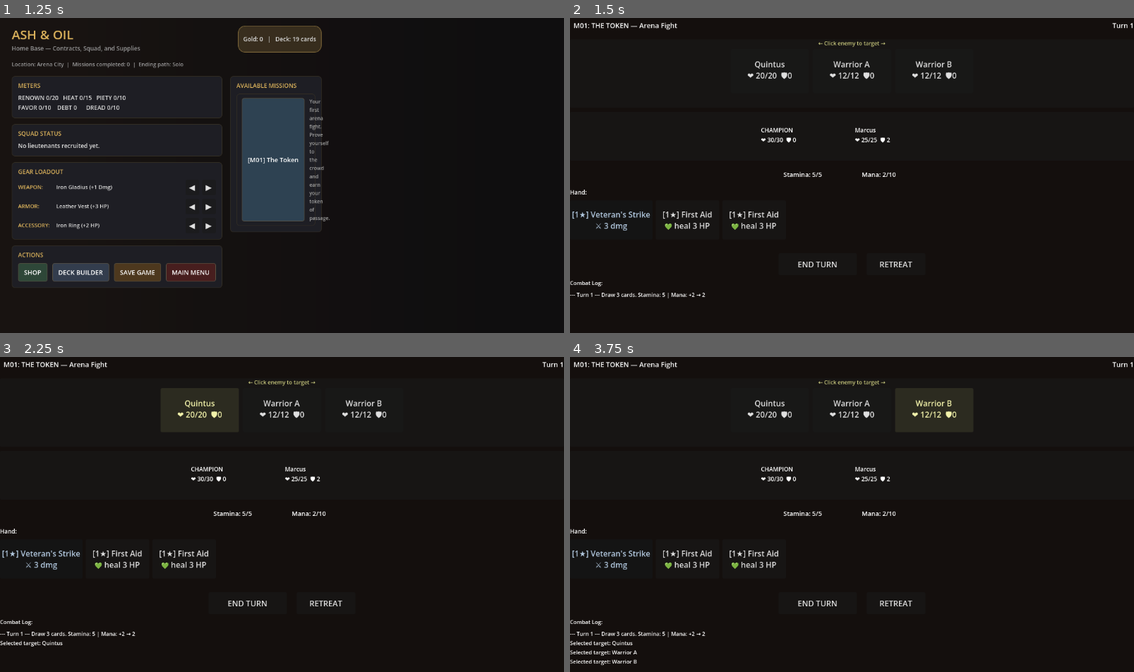
Above: before the commit, frames 1-4 (two rows, left to right).
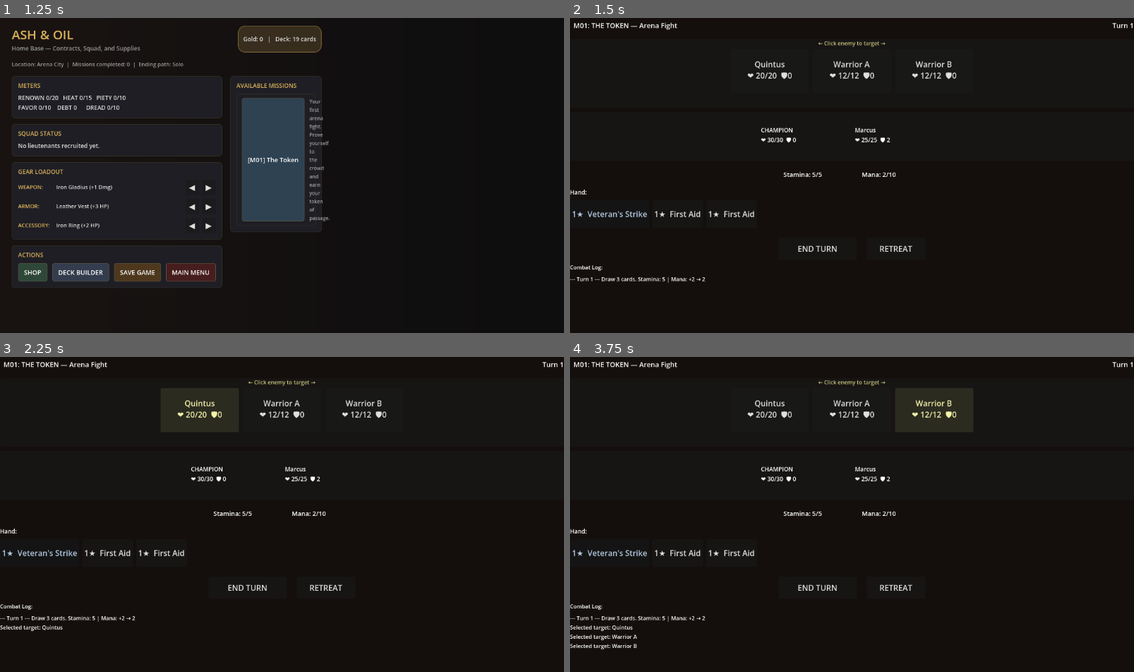
Above: after the commit, the same moments.

Repository: StoveGodCooks/ash-oil
Game: Godot game, scene res://scenes/Main.tscn
Two runs of this game, one before a commit and one after it. Both use one fixed random seed, a clock stepped at 60 frames per second and the inputs below.
Inputs:
- Up to frame 1 (1.25 s): click "NEW GAME" at 0.5 s
- Up to frame 2 (1.5 s): click "[M01] The Token" at 1.25 s
- Up to frame 3 (2.25 s): click "Quintus ❤ 20/20 🛡0" at 2 s
- Up to frame 4 (3.75 s): click "Warrior A ❤ 12/12 🛡0" at 2.75 s; click "Warrior B ❤ 12/12 🛡0" at 3.5 s

Frame 1 is identical in both runs. In frame 2, 1.4% of the frame differs, in the area x 0-61%, y 61-90%; in frame 3, 1.6%; in frame 4, 2.0%, in the area x 0-61%, y 61-98%.

Commit message:
feat: add card hover preview with art placeholder and parchment styling
- Cards in hand are now compact (90x56) showing cost + name only
- Hovering a card shows a 160x230 portrait preview panel (top-right corner)
- Preview panel has parchment-style dark background with gold border
- Art placeholder (110px tall) tinted by faction:
  - AEGIS: dark steel blue
  - SPECTER: dark purple
  - ECLIPSE: dark amber
  - NEUTRAL: dark brown
- Art placeholder shows "[ ART ]" text until real assets added
- Text block below art: name, cost/faction, stats line, effect text
- Unaffordable cards dimmed (50% modulate) in hand

Co-Authored-By: Claude Haiku 4.5 <noreply@anthropic.com>

Diff:
--- a/scripts/ui/CombatUI.gd
+++ b/scripts/ui/CombatUI.gd
@@ -45,6 +45,14 @@
 var enemy_labels: Array = []  # Display labels
 var actor_selector_hbox: HBoxContainer  # For actor selection UI
 
+# ── Card Preview Panel ──
+var card_preview: PanelContainer
+var preview_art_rect: ColorRect
+var preview_name_label: Label
+var preview_cost_label: Label
+var preview_stats_label: Label
+var preview_effect_label: Label
+
 func _ready() -> void:
 	_init_state()
 	_build_ui()
@@ -196,7 +204,7 @@
 
 	# Hand container (scroll)
 	var scroll = ScrollContainer.new()
-	scroll.custom_minimum_size = Vector2(0, 100)
+	scroll.custom_minimum_size = Vector2(0, 68)
 	scroll.vertical_scroll_mode = ScrollContainer.SCROLL_MODE_DISABLED
 	main_vbox.add_child(scroll)
 
@@ -234,6 +242,8 @@
 	log_label.autowrap_mode = LOG_AUTOWRAP_MODE
 	log_label.custom_minimum_size = Vector2(0, 60)
 	main_vbox.add_child(log_label)
+
+	_build_card_preview()
 
 func _start_turn() -> void:
 	if combat_over:
@@ -292,11 +302,15 @@
 		var can_play = (cost <= resources["stamina"])
 
 		var btn = Button.new()
-		btn.custom_minimum_size = Vector2(130, 80)
-		btn.text = "[%d★] %s\n%s" % [cost, card_data.get("name", "?"), _get_card_desc(card_data)]
+		btn.custom_minimum_size = Vector2(90, 56)
+		# Compact label: cost + name only
+		btn.text = "%d★  %s" % [cost, card_data.get("name", "?")]
 		btn.disabled = not can_play or combat_over
 		btn.pressed.connect(_on_card_pressed.bind(i))
-
+		btn.mouse_entered.connect(_show_card_preview.bind(card_data))
+		btn.mouse_exited.connect(_hide_card_preview)
+
+		# Faction tint on the button
 		var faction = card_data.get("faction", "NEUTRAL")
 		if faction == "AEGIS":
 			btn.modulate = Color(0.8, 0.9, 1.0)
@@ -304,6 +318,10 @@
 			btn.modulate = Color(0.9, 0.7, 1.0)
 		elif faction == "ECLIPSE":
 			btn.modulate = Color(1.0, 0.9, 0.7)
+
+		# Dim if not affordable
+		if not can_play:
+			btn.modulate = btn.modulate * Color(0.5, 0.5, 0.5, 1.0)
 
 		hand_container.add_child(btn)
 
@@ -526,7 +544,6 @@
 	var lt_hp = lt_data.get("hp", 25)
 	var lt_max_hp = lt_data.get("hp", 25)
 	var lt_armor = lt_data.get("armor", 2)
-
 	if lt_hp <= 0:
 		return "%s [DOWN]" % lt_name
 	return "%s\n❤ %d/%d  🛡 %d" % [lt_name, lt_hp, lt_max_hp, lt_armor]
@@ -565,6 +582,119 @@
 			lt_labels[lt_name].text = _get_lt_display(lt_name)
 
 	_update_hand_ui()
+
+# ──────────────────────────────────────────────
+# CARD PREVIEW PANEL (hover to inspect)
+# ──────────────────────────────────────────────
+func _build_card_preview() -> void:
+	card_preview = PanelContainer.new()
+	card_preview.custom_minimum_size = Vector2(160, 230)
+	card_preview.visible = false
+
+	# Parchment-style panel background
+	var style = StyleBoxFlat.new()
+	style.bg_color = Color(0.14, 0.11, 0.08)
+	style.border_width_left   = 2
+	style.border_width_right  = 2
+	style.border_width_top    = 2
+	style.border_width_bottom = 2
+	style.border_color = Color(0.50, 0.38, 0.18)
+	style.corner_radius_top_left     = 6
+	style.corner_radius_top_right    = 6
+	style.corner_radius_bottom_left  = 6
+	style.corner_radius_bottom_right = 6
+	card_preview.add_theme_stylebox_override("panel", style)
+
+	var inner_vbox = VBoxContainer.new()
+	inner_vbox.add_theme_constant_override("separation", 4)
+	card_preview.add_child(inner_vbox)
+
+	# ── Art placeholder ──
+	preview_art_rect = ColorRect.new()
+	preview_art_rect.custom_minimum_size = Vector2(156, 110)
+	preview_art_rect.color = Color(0.22, 0.18, 0.12)
+	inner_vbox.add_child(preview_art_rect)
+
+	# Art placeholder label
+	var art_lbl = Label.new()
+	art_lbl.text = "[ ART ]"
+	art_lbl.add_theme_font_size_override("font_size", 11)
+	art_lbl.add_theme_color_override("font_color", Color(0.4, 0.35, 0.25))
+	art_lbl.horizontal_alignment = HORIZONTAL_ALIGNMENT_CENTER
+	art_lbl.vertical_alignment = VERTICAL_ALIGNMENT_CENTER
+	art_lbl.set_anchors_preset(Control.PRESET_FULL_RECT)
+	preview_art_rect.add_child(art_lbl)
+
+	# ── Text block ──
+	var text_margin = MarginContainer.new()
+	text_margin.add_theme_constant_override("margin_left", 6)
+	text_margin.add_theme_constant_override("margin_right", 6)
+	text_margin.add_theme_constant_override("margin_bottom", 4)
+	inner_vbox.add_child(text_margin)
+
+	var text_vbox = VBoxContainer.new()
+	text_vbox.add_theme_constant_override("separation", 2)
+	text_margin.add_child(text_vbox)
+
+	preview_name_label = Label.new()
+	preview_name_label.add_theme_font_size_override("font_size", 12)
+	preview_name_label.add_theme_color_override("font_color", Color(0.92, 0.86, 0.70))
+	text_vbox.add_child(preview_name_label)
+
+	preview_cost_label = Label.new()
+	preview_cost_label.add_theme_font_size_override("font_size", 10)
+	preview_cost_label.add_theme_color_override("font_color", Color(0.75, 0.68, 0.45))
+	text_vbox.add_child(preview_cost_label)
+
+	var divider = HSeparator.new()
+	divider.add_theme_color_override("color", Color(0.45, 0.35, 0.18))
+	text_vbox.add_child(divider)
+
+	preview_stats_label = Label.new()
+	preview_stats_label.add_theme_font_size_override("font_size", 11)
+	preview_stats_label.add_theme_color_override("font_color", Color(0.85, 0.80, 0.62))
+	text_vbox.add_child(preview_stats_label)
+
+	preview_effect_label = Label.new()
+	preview_effect_label.add_theme_font_size_override("font_size", 10)
+	preview_effect_label.add_theme_color_override("font_color", Color(0.65, 0.62, 0.50))
+	preview_effect_label.autowrap_mode = TextServer.AUTOWRAP_WORD
+	text_vbox.add_child(preview_effect_label)
+
+	# Anchor to top-right of the screen so it never overlaps the hand
+	card_preview.set_anchors_preset(Control.PRESET_TOP_RIGHT)
+	card_preview.position = Vector2(-172, 8)
+	add_child(card_preview)
+
+func _show_card_preview(card_data: Dictionary) -> void:
+	if card_preview == null or card_data.is_empty():
+		return
+
+	var faction = card_data.get("faction", "NEUTRAL")
+	# Art placeholder tinted by faction
+	match faction:
+		"AEGIS":    preview_art_rect.color = Color(0.12, 0.18, 0.30)
+		"SPECTER":  preview_art_rect.color = Color(0.18, 0.10, 0.28)
+		"ECLIPSE":  preview_art_rect.color = Color(0.30, 0.20, 0.06)
+		_:          preview_art_rect.color = Color(0.22, 0.18, 0.12)
+
+	preview_name_label.text = card_data.get("name", "Unknown")
+	preview_cost_label.text = "Cost: %d ★   Faction: %s" % [card_data.get("cost", 0), faction]
+	preview_stats_label.text = _get_card_desc(card_data)
+
+	var effect = card_data.get("effect", "none")
+	if effect == "none" or effect == "":
+		preview_effect_label.text = ""
+	else:
+		preview_effect_label.text = "Effect: %s" % effect
+
+	card_preview.visible = true
+
+func _hide_card_preview() -> void:
+	if card_preview:
+		card_preview.visible = false
+
+# ──────────────────────────────────────────────
 
 var _log_lines: Array = []
 func _log(msg: String) -> void:
